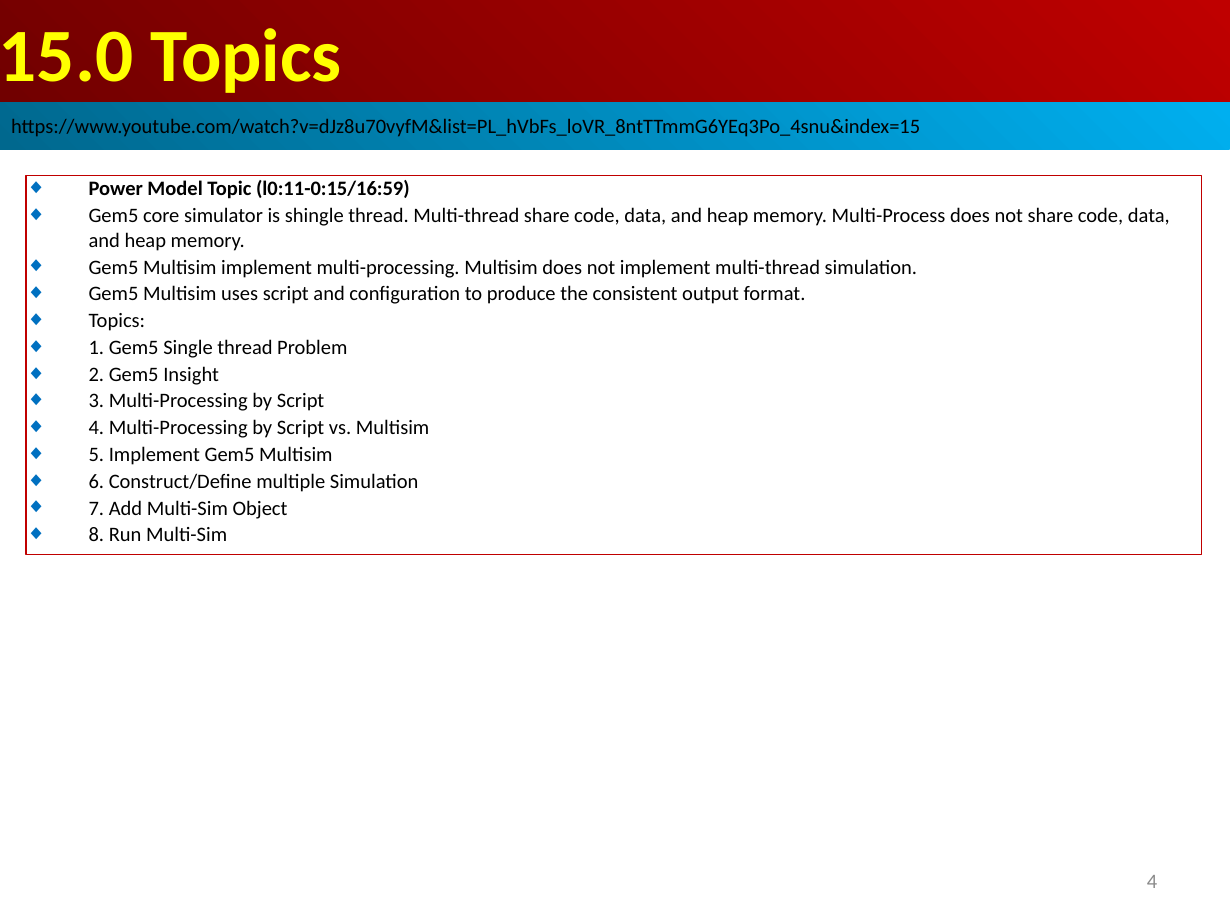
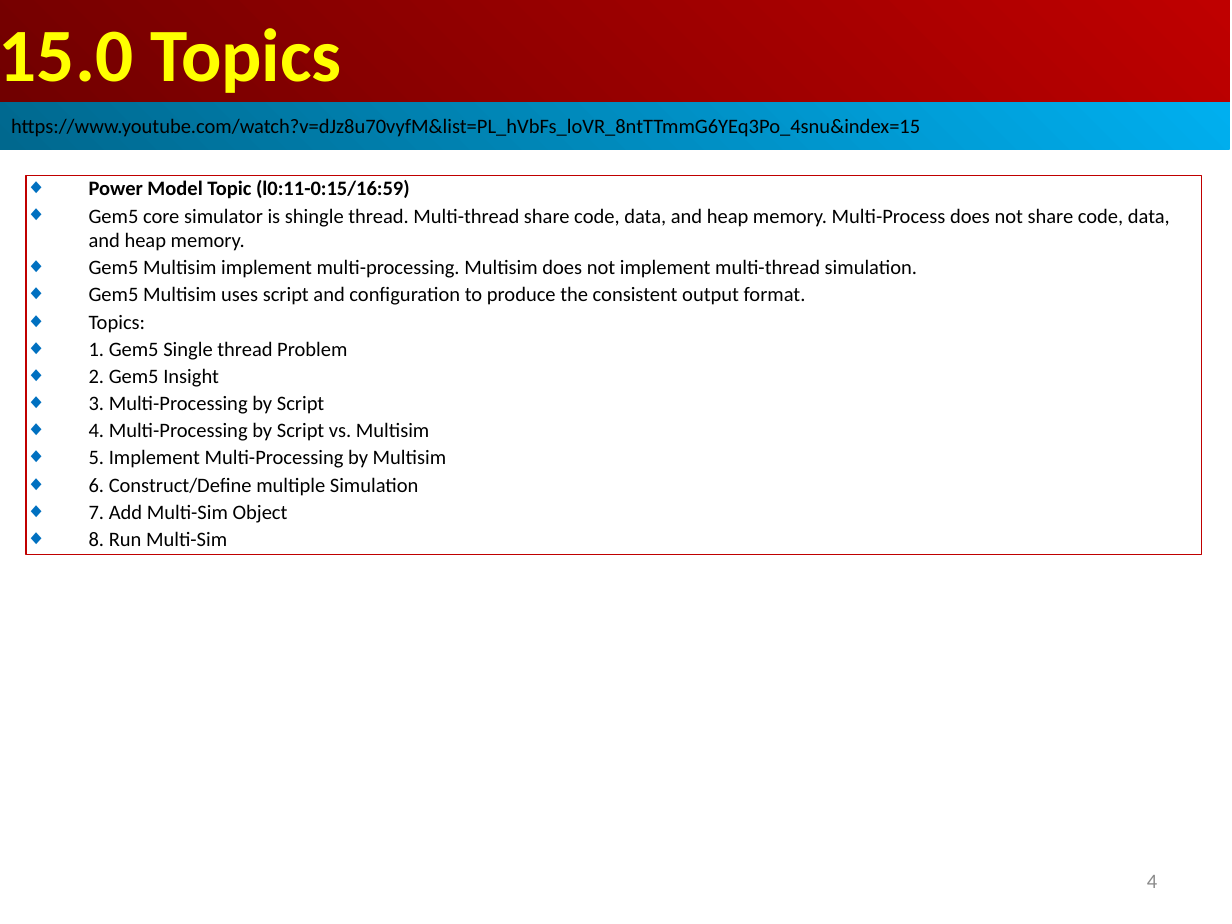
Before and after one commit to peterhchen/AIU_CS850_Gem5_McPAT, a slide deck: slide 4 of 050_Gem5/015.MultiSim/000_Video/015.MultiSim.ppt. Drawn at 1232x924 pixels with LibreOffice and Linux fonts; fonts in the diff are those of the drawing. Boxes give left, top, right and bottom in pixels: in the first picture for what was removed or moved away, otherwise in the second. Text is boxed around its words. In the diff, an @@ line names an element or a change of style, - is before the commit and + after.

```diff
--- a/050_Gem5/015.MultiSim/000_Video/015.MultiSim.ppt
+++ b/050_Gem5/015.MultiSim/000_Video/015.MultiSim.ppt
@@ text in rectangle at bbox=[89, 449, 446, 468]: text changed @@
-◆ 5. Implement Gem5 Multisim
+◆ 5. Implement Multi-Processing by Multisim
```
Also in this commit, not shown: 1 other slide changed, 2 slides added.
